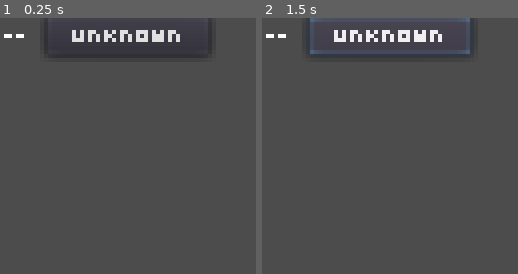
Above: before the commit, frames 1-2 (left to right).
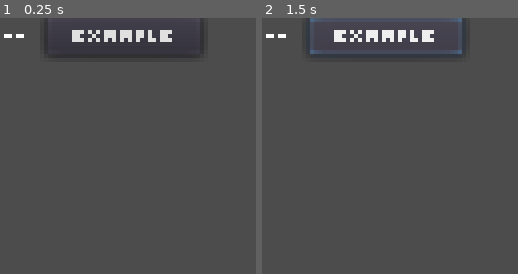
Above: after the commit, the same moments.

Repository: ItsSeaJay/LOWREZJAM2019
Game: Godot game, scene res://interface/screens/inventory/item/ItemListing.tscn
Two runs of this game, one before a commit and one after it. Both use one fixed random seed, a clock stepped at 60 frames per second and the inputs below. This scene is started directly instead of the project's main scene.
Inputs:
- Up to frame 1 (0.25 s): no input
- Up to frame 2 (1.5 s): click "unknown" (after the commit: "Example") at 0.5 s; tap Enter (ui_accept) at 1.25 s; hold Right (move_right) from 1.28 s (still down); hold Z (combat_aim) from 1.28 s (still down)

The runs differ from the first frame. In frame 1, 0.9% of the frame differs, in the area x 29-83%, y 3-13%; in frame 2, 1.2%, in the area x 29-83%, y 0-15%.
Error after the commit: Attempt to call function 'get_child_count' in base 'null instance' on a null instance. (res://interface/screens/inventory/item/ItemListing.gd:16)

Commit message:
Allow the player to equip items using the appropriate command

Diff:
--- a/godot/autoload/Database.gd
+++ b/godot/autoload/Database.gd
@@ -1,13 +1,17 @@
 extends Node
 
-# Declare member variables here. Examples:
-# var a = 2
-# var b = "text"
+func load_item_metadata(path):
+	var file = File.new()
 
-# Called when the node enters the scene tree for the first time.
-func _ready():
-	pass # Replace with function body.
+	assert(file.file_exists(path))
 
-# Called every frame. 'delta' is the elapsed time since the previous frame.
-#func _process(delta):
-#	pass
+	file.open(path, file.READ)
+
+	var json = JSON.parse(file.get_as_text())
+
+	file.close()
+
+	var metadata = json.result
+	metadata["json_file"] = path
+
+	return metadata
--- a/godot/characters/player/Player.gd
+++ b/godot/characters/player/Player.gd
@@ -3,7 +3,7 @@
 class_name Player
 
 export(float) var walk_speed_normal = 32.0
-export(float) var walk_speed_aiming = 24.0
+export(float) var walk_speed_aiming = 16.0
 export(float) var walk_acceleration = 1.0
 export(float) var walk_friction = 1.0
 
@@ -16,7 +16,8 @@
 onready var camera = $Camera2D
 
 onready var inventory = $Interface/Inventory
-onready var equipment = inventory.get_equipment()
+onready var equipment_display = $Interface/Inventory/MarginContainer/PanelContainer/VBoxContainer/PrimaryContainer/LeftContainer/EquipmentDisplay
+onready var no_equipment_icon = "res://items/equipment/none/none_icon.png"
 
 const Enemy = preload("res://characters/enemies/Enemy.gd")
 
@@ -26,6 +27,7 @@
 var velocity : Vector2
 var speed : float
 var terminal_velocity : float = self.walk_speed_normal
+var equipment
 
 enum State {
 	Normal,
@@ -64,13 +66,15 @@
 			if equipment != null:
 				if Input.is_action_pressed("combat_aim"):
 					if self.velocity.normalized() != Vector2.ZERO:
-						self.state = State.Aiming
+						transition(State.Aiming)
 		State.Aiming:
 			handle_movement()
 			handle_camera_movement()
 
+			self.equipment["heat"] = max(self.equipment["heat"] - delta, 0.0)
+
 			if Input.is_action_just_released("combat_aim"):
-				state = State.Normal
+				transition(State.Normal)
 
 			if equipment != null:
 				handle_attacking()
@@ -92,12 +96,12 @@
 
 	# Vary the speed based on how long the player has been moving
 	if self.direction != Vector2.ZERO:
-		speed = min(terminal_velocity, speed + walk_acceleration)
+		self.speed = min(self.terminal_velocity, self.speed + self.walk_acceleration)
 	else:
-		speed = max(0.0, speed - walk_friction)
+		self.speed = max(0.0, self.speed - self.walk_friction)
 
 	# Apply the speed in the current direction and move the player character
-	velocity = move_and_slide(direction.normalized() * speed)
+	self.velocity = move_and_slide(self.direction.normalized() * self.speed)
 
 func _on_death():
 	SceneChanger.change_scene("res://interface/screens/game_over/GameOver.tscn")
@@ -145,6 +149,11 @@
 		var damage = rand_range(equipment["damage"]["min"], equipment["damage"]["max"])
 		enemy.damage(damage)
 
+func equip(item):
+	if item != null:
+		self.equipment = item
+		self.equipment_display.get_node("TextureRect").set_texture(load(item["icon"]))
+
 func heal(amount):
 	self.health = min(health + amount, health_max)
 	self.emit_signal("health_changed")
@@ -161,8 +170,8 @@
 func transition(state):
 	match state:
 		State.Normal:
-			pass
+			self.terminal_velocity = self.walk_speed_normal
 		State.Aiming:
-			self.terminal_velocity = self.walk_speed_normal
+			self.terminal_velocity = self.walk_speed_aiming
 
 	self.state = state
--- a/godot/interface/overlays/dialogue/DialogueBox.gd
+++ b/godot/interface/overlays/dialogue/DialogueBox.gd
@@ -2,12 +2,13 @@
 
 onready var label = $HBoxContainer/VBoxContainer/PanelContainer/TextContainer/Label
 onready var animation_player = $AnimationPlayer
+onready var dialogue_prompt = $HBoxContainer/VBoxContainer/PanelContainer/CursorContainer/VBoxContainer/TextureRect
 
 var metadata
 var text_raw
 var text_formatted
 var text_display_index = 0
-var text_scroll_speed = 4.0
+var text_scroll_speed = 8.0
 var cursor_position = 0.0
 
 func _ready():
@@ -21,9 +22,17 @@
 		self.text_formatted[self.text_display_index].length()
 	)
 
-	if text_display_index == text_formatted.size() - 1:
+	self.dialogue_prompt.visible = (self.cursor_position == self.text_formatted[self.text_display_index].length())
+
+	if self.dialogue_prompt.visible:
 		if Input.is_action_just_pressed("move_interact"):
-			self.dismiss()
+			if text_display_index == text_formatted.size() - 1:
+				self.dismiss()
+			else:
+				self.text_display_index += 1
+	else:
+		if Input.is_action_just_pressed("move_interact"):
+			self.cursor_position = self.text_formatted[self.text_display_index].length()
 
 func dismiss():
 	get_tree().paused = false
--- a/godot/interface/overlays/dialogue/DialogueBox.tscn
+++ b/godot/interface/overlays/dialogue/DialogueBox.tscn
@@ -37,6 +37,10 @@
 shader_param/wave_offset = Vector2( 0, -1 )
 shader_param/wave_speed = 0.66
 
+[sub_resource type="Animation" id=7]
+resource_name = "open"
+length = 0.4
+
 [node name="DialogueBox" type="Control"]
 pause_mode = 2
 anchor_right = 1.0
@@ -56,7 +60,7 @@
 alignment = 2
 
 [node name="PanelContainer" type="PanelContainer" parent="HBoxContainer/VBoxContainer"]
-margin_top = 32.0
+margin_top = 24.0
 margin_right = 64.0
 margin_bottom = 64.0
 rect_min_size = Vector2( 0, 32 )
@@ -68,7 +72,8 @@
 margin_left = 2.0
 margin_top = 2.0
 margin_right = 62.0
-margin_bottom = 30.0
+margin_bottom = 38.0
+rect_min_size = Vector2( 0, 36 )
 __meta__ = {
 "_edit_lock_": true
 }
@@ -76,14 +81,14 @@
 [node name="Label" type="Label" parent="HBoxContainer/VBoxContainer/PanelContainer/TextContainer"]
 margin_right = 60.0
 margin_bottom = 7.0
-custom_fonts/font = SubResource( 3 )
+custom_fonts/font = SubResource( 6 )
 autowrap = true
 
 [node name="CursorContainer" type="HBoxContainer" parent="HBoxContainer/VBoxContainer/PanelContainer"]
 margin_left = 2.0
 margin_top = 2.0
 margin_right = 62.0
-margin_bottom = 30.0
+margin_bottom = 38.0
 alignment = 2
 __meta__ = {
 "_edit_lock_": true
@@ -92,15 +97,16 @@
 [node name="VBoxContainer" type="VBoxContainer" parent="HBoxContainer/VBoxContainer/PanelContainer/CursorContainer"]
 margin_left = 60.0
 margin_right = 60.0
-margin_bottom = 28.0
+margin_bottom = 36.0
 alignment = 2
 
 [node name="TextureRect" type="TextureRect" parent="HBoxContainer/VBoxContainer/PanelContainer/CursorContainer/VBoxContainer"]
 visible = false
 material = SubResource( 5 )
-margin_top = 23.0
+margin_top = 31.0
 margin_right = 5.0
-margin_bottom = 28.0
+margin_bottom = 36.0
 texture = ExtResource( 4 )
 
 [node name="AnimationPlayer" type="AnimationPlayer" parent="."]
+anims/open = SubResource( 7 )
--- a/godot/interface/screens/inventory/Inventory.gd
+++ b/godot/interface/screens/inventory/Inventory.gd
@@ -17,19 +17,11 @@
 	self.connect("item_inserted", self, "_on_item_inserted")
 	player.connect("health_changed", self, "_on_Player_health_changed")
 
-	for item in items:
-		var instance = item_listing.instance()
-		var label_name = instance.get_node("Name")
-		label_name.text = item["name"]
-
-		self.item_display.add_child(instance)
-
 func _process(delta):
 	# Ensure that the inventory screen can always be closed
-	if Input.is_action_just_pressed("ui_cancel") and not animation_player.is_playing():
-		get_tree().paused = false
-
-		animation_player.play("close")
+	if Input.is_action_just_pressed("ui_cancel") and not animation_player.is_playing() and self.visible:
+			get_tree().paused = false
+			animation_player.play("close")
 
 	if Input.is_action_just_pressed("ui_accept"):
 		player.damage(10)
@@ -41,20 +33,10 @@
 	var health_low_color = Color.red
 
 func _on_item_inserted():
-	for listing in self.item_display.get_children():
-		listing.queue_free()
-
-	for item in self.items:
-		var instance = self.item_listing.instance()
-		instance.get_node("Button").text = item["name"]
-
-		self.item_display.add_child(instance)
+	update_item_list()
 
 func get_item_quanities():
 	pass
-
-func get_equipment():
-	return
 
 func insert_item(metadata, quantity=1):
 	for item in range(quantity):
@@ -62,16 +44,13 @@
 
 	emit_signal("item_inserted")
 
-func get_item(path):
-	var file = File.new()
+func update_item_list():
+	if self.item_display.get_child_count() > 0:
+		for listing in self.item_display.get_children():
+			listing.queue_free()
 
-	assert(file.file_exists(path))
+	for item in self.items:
+		var instance = self.item_listing.instance()
+		instance.json_file = item["json_file"]
 
-	file.open(path, file.READ)
-
-	var contents = file.get_as_text()
-	var json = JSON.parse(contents)
-
-	file.close()
-
-	return json.result
+		self.item_display.add_child(instance)
--- a/godot/interface/screens/inventory/Inventory.tscn
+++ b/godot/interface/screens/inventory/Inventory.tscn
@@ -176,12 +176,10 @@
 custom_constants/separation = 4
 
 [node name="PrimaryContainer" type="HBoxContainer" parent="MarginContainer/PanelContainer/VBoxContainer"]
-editor/display_folded = true
 margin_right = 56.0
 margin_bottom = 38.0
 
 [node name="LeftContainer" type="VBoxContainer" parent="MarginContainer/PanelContainer/VBoxContainer/PrimaryContainer"]
-editor/display_folded = true
 margin_right = 20.0
 margin_bottom = 38.0
 
--- /dev/null
+++ b/godot/interface/screens/inventory/item/ItemListing.gd
@@ -0,0 +1,27 @@
+extends HBoxContainer
+
+onready var button = $Button
+onready var command_box = self.get_node("../../../../../PrimaryContainer/RightContainer/CommandBox/VBoxContainer")
+
+var json_file = "res://items/example/example.json"
+var metadata
+
+func _ready():
+	self.metadata = Database.load_item_metadata(json_file)
+	self.button.text = self.metadata["name"]
+
+	self.button.connect("button_down", self, "_on_Button_clicked")
+
+func _on_Button_clicked():
+	if self.command_box.get_child_count() > 0:
+		for command in command_box.get_children():
+			command.queue_free()
+
+	for command in self.metadata["commands"]:
+		var command_resource = load(command)
+		assert(command_resource != null)
+
+		var command_listing = command_resource.instance()
+		command_listing.metadata = self.metadata
+
+		command_box.add_child(command_listing)
--- a/godot/interface/screens/inventory/item/ItemListing.tscn
+++ b/godot/interface/screens/inventory/item/ItemListing.tscn
@@ -1,11 +1,13 @@
-[gd_scene load_steps=2 format=2]
+[gd_scene load_steps=3 format=2]
 
-[ext_resource path="res://fonts/ikkle.tres" type="DynamicFont" id=1]
+[ext_resource path="res://interface/screens/inventory/item/ItemListing.gd" type="Script" id=1]
+[ext_resource path="res://fonts/ikkle.tres" type="DynamicFont" id=2]
 
 [node name="ItemListing" type="HBoxContainer"]
 anchor_right = 1.0
 margin_bottom = 9.0
 size_flags_horizontal = 3
+script = ExtResource( 1 )
 
 [node name="MarginContainer" type="MarginContainer" parent="."]
 margin_right = 8.0
--- a/godot/items/Pickup.gd
+++ b/godot/items/Pickup.gd
@@ -6,11 +6,11 @@
 export(String, FILE, "*.json") var json_file = "res://items/example/example.json"
 export(int) var quantity = 1
 
-onready var metadata = load_metadata(json_file)
 onready var area = $Area2D
 onready var dialogue_box = preload("res://interface/overlays/dialogue/DialogueBox.tscn")
 onready var dialogue_layer = get_tree().root.get_node("/root/Game/DialogueLayer")
 
+var metadata
 var within_reach = false
 
 signal picked_up
@@ -18,6 +18,8 @@
 func _ready():
 	area.connect("body_entered", self, "_on_Area2D_body_entered")
 	area.connect("body_exited", self, "_on_Area2D_body_exited")
+
+	self.metadata = Database.load_item_metadata(json_file)
 
 	self.connect("picked_up", self, "_on_pick_up")
 
@@ -42,24 +44,10 @@
 		instance.set_text("Got " + self.metadata["name"] + ".")
 
 	dialogue_layer.add_child(instance)
+	instance.animation_player.play("open")
 
 	self.queue_free()
 
 func pick_up(inventory):
 	inventory.insert_item(self.metadata, quantity)
 	emit_signal("picked_up")
-
-func load_metadata(path):
-	var items = {}
-
-	var file = File.new()
-
-	assert(file.file_exists(path))
-
-	file.open(path, file.READ)
-
-	var json = JSON.parse(file.get_as_text())
-
-	file.close()
-
-	return json.result
--- /dev/null
+++ b/godot/items/commands/equip/EquipCommand.gd
@@ -0,0 +1,8 @@
+extends Button
+
+onready var player = get_tree().root.get_node("/root/Game/Characters/Player")
+
+var metadata
+
+func _pressed():
+	player.equip(self.metadata)
--- /dev/null
+++ b/godot/items/commands/equip/EquipCommand.tscn
@@ -0,0 +1,9 @@
+[gd_scene load_steps=2 format=2]
+
+[ext_resource path="res://items/commands/equip/EquipCommand.gd" type="Script" id=1]
+
+[node name="EquipCommand" type="Button"]
+margin_right = 28.0
+margin_bottom = 3.0
+text = "Equip"
+script = ExtResource( 1 )
--- a/godot/items/equipment/handgun/handgun.json
+++ b/godot/items/equipment/handgun/handgun.json
@@ -3,6 +3,9 @@
 	"description": [
 		"A semi-automatic pistol.",
 		"Easy to handle, but not very powerful."
+	],
+	"commands": [
+		"res://items/commands/equip/EquipCommand.tscn"
 	],
 	"range": 64.0,
 	"spread": 1.0,
@@ -14,8 +17,8 @@
 	"transmission": "semi_automatic",
 	"cooldown": 0.5,
 	"heat": 0.0,
-	"icon": "res://items/equipment/pistol/handgun_icon.png",
+	"icon": "res://items/equipment/handgun/handgun_icon.png",
 	"sounds": {
-		"attack": "res://items/equipment/pistol/shoot.wav"
+		"attack": "res://items/equipment/handgun/shoot.wav"
 	}
 }
--- a/godot/project.godot
+++ b/godot/project.godot
@@ -35,6 +35,7 @@
 SceneChanger="*res://autoload/SceneChanger.gd"
 PlayerData="*res://autoload/PlayerData.gd"
 AudioSystem="*res://autoload/AudioSystem.gd"
+Database="*res://autoload/Database.gd"
 
 [display]
 
Not shown: 2 places in godot/interface/overlays/dialogue/DialogueBox.tscn that only renumber resources
Not shown: 1 places in godot/interface/screens/inventory/item/ItemListing.tscn that only renumber resources
